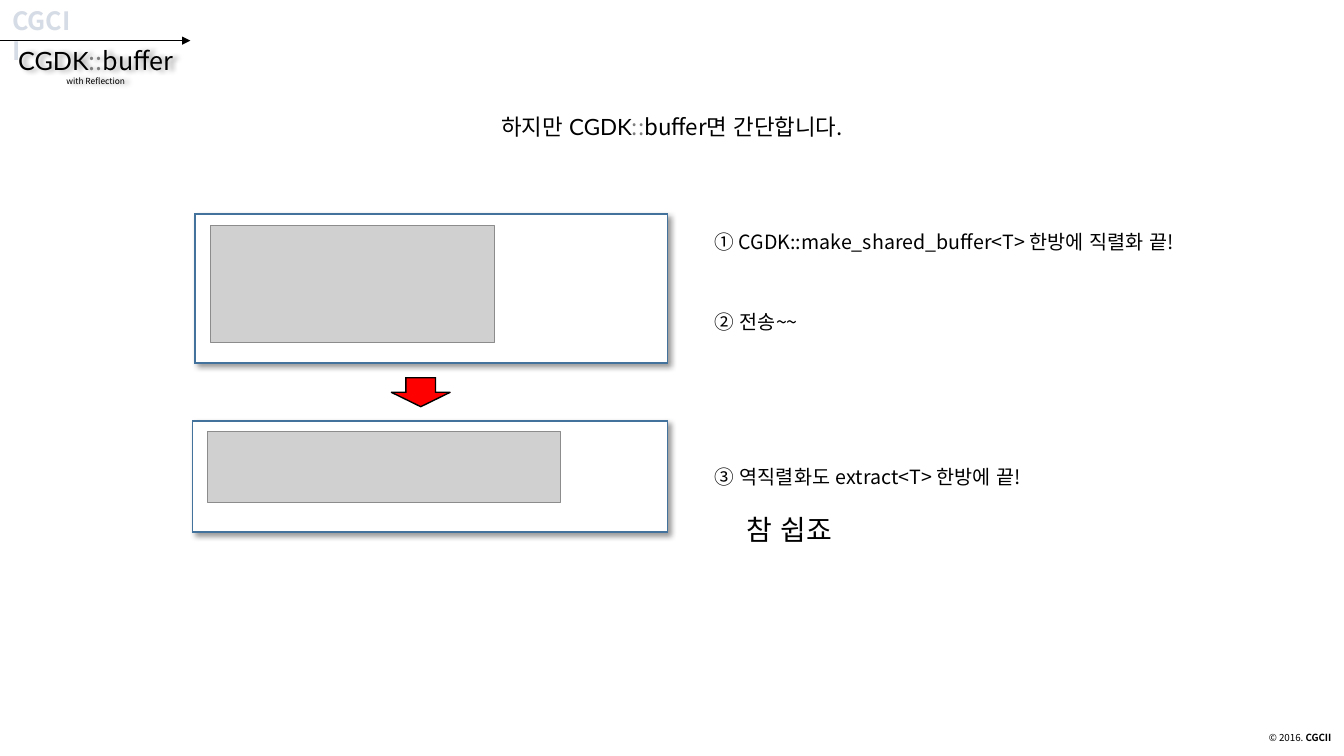
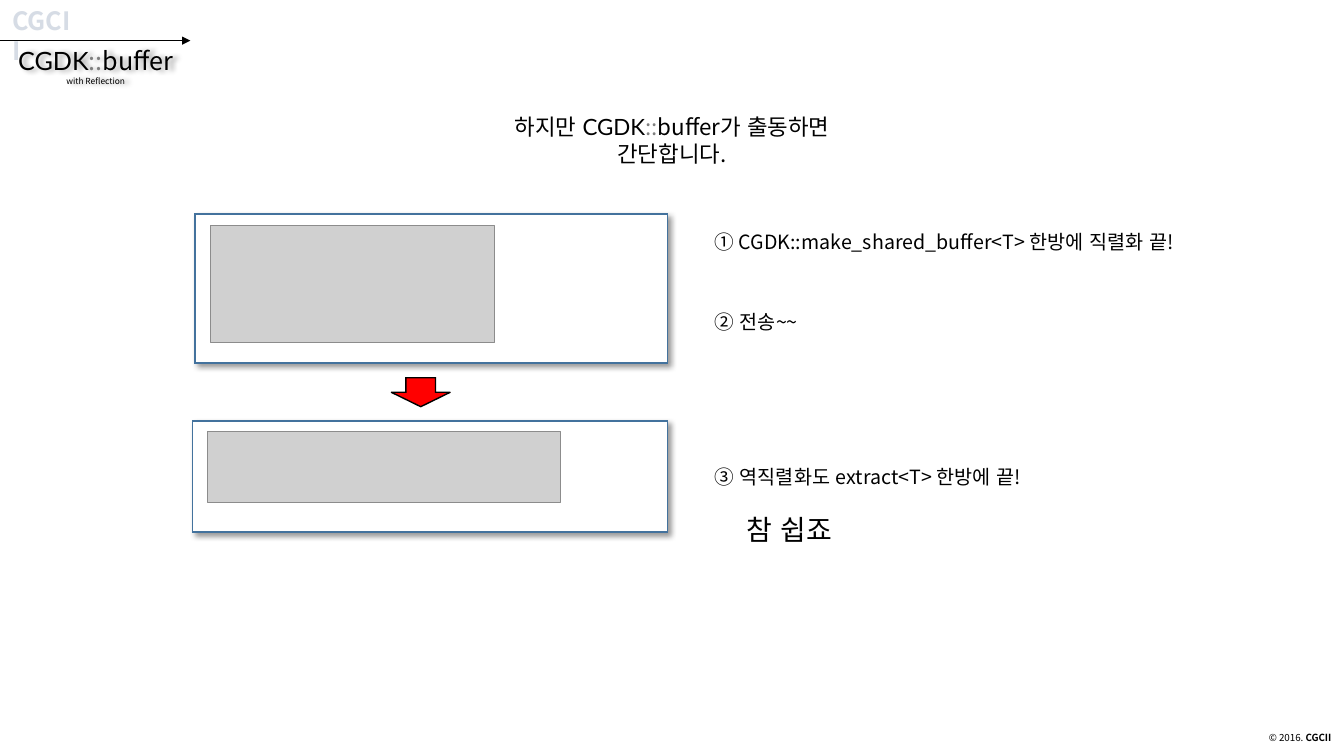
Before and after one commit to CGLabs/CGDK.buffer, a slide deck: slide 43 of C++/document/intruduce_CGDK.buffer.pptx. Drawn at 1344x756 pixels with LibreOffice and Linux fonts; fonts in the diff are those of the drawing; grey boxes stand for pictures. Boxes give left, top, right and bottom in pixels: in the first picture for what was removed or moved away, otherwise in the second. Text is boxed around its words. In the diff, an @@ line names an element or a change of style, - is before the commit and + after.

```diff
--- a/C++/document/intruduce_CGDK.buffer.pptx
+++ b/C++/document/intruduce_CGDK.buffer.pptx
@@ text at [515,116,829,164]: text changed @@
-하지만 CGDK::buffer면 간단합니다.
+하지만 CGDK::buffer가 출동하면
+간단합니다.
```
Also in this commit, not shown: 17 other slides changed, 1 other file.
